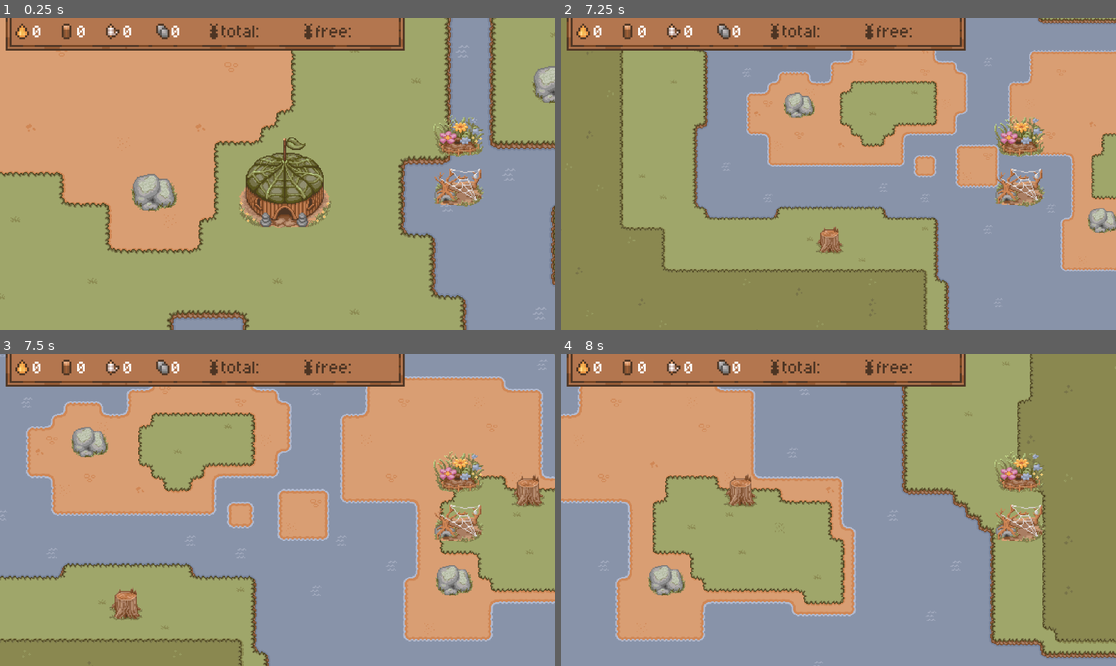
Above: before the commit, frames 1-4 (two rows, left to right).
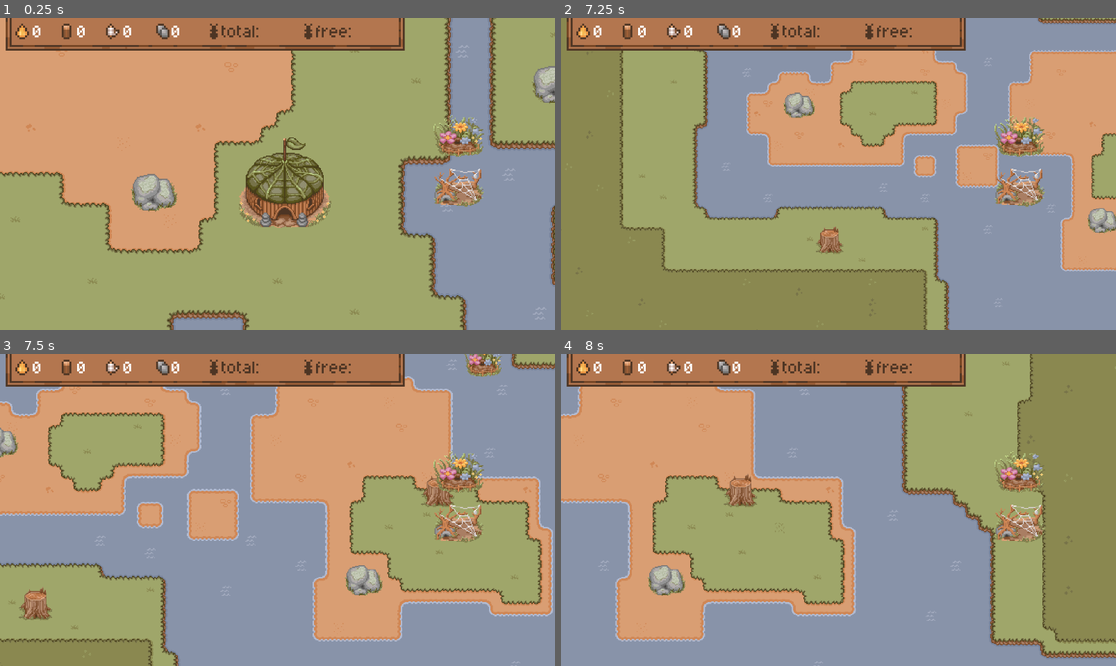
Above: after the commit, the same moments.

Repository: akamikado/brainless-jam
Game: Godot game, scene res://Nodes/main.tscn
Two runs of this game, one before a commit and one after it. Both use one fixed random seed, a clock stepped at 60 frames per second and the inputs below.
Inputs (mouse positions are in pixels of both pictures, inside the frame that each line leads up to):
- Up to frame 1 (0.25 s): no input
- Up to frame 2 (7.25 s): click (1021, 136) at 0.5 s; click (1021, 186) at 1.25 s; tap Enter at 2, 3.5, 6.5 s; move the mouse to (605, 33) at 2.02 s; hold D (right) 2.03-2.78 s; hold Mouse wheel up (zoom_in) 2.03-2.78 s; tap Mouse wheel down (zoom_out) at 2.3, 2.85, 4.55, 5.85, 6.8 s; tap Space at 2.75, 4.25 s; move the mouse to (649, 33) at 2.77 s; hold S (down) 2.78-3.53 s; right-click (649, 33) at 3.05 s; move the mouse to (694, 33) at 3.52 s; hold D (right) 3.53-4.28 s; hold Right mouse button (mouse_right, bound only after the commi… 3.53-4.28 s; tap Mouse wheel up (zoom_in) at 3.8, 6.05 s; move the mouse to (744, 33) at 4.27 s; hold W (up) 4.28-5.03 s; click (744, 33) at 4.35 s; move the mouse to (1005, 220) at 5.02 s; hold Mouse wheel up (zoom_in) 5.03-5.78 s; hold A (left) 5.03-6.53 s; right-click (1005, 220) at 5.3 s; move the mouse to (672, 127) at 5.77 s; move the mouse to (866, 174) at 6.52 s; hold S (down) from 6.53 s (still down); hold Right mouse button (mouse_right, bound only after the commi… from 6.53 s (still down)
- Up to frame 3 (7.5 s): move the mouse to (194, 432) at 7.27 s; release S (down) at 7.28 s; release Right mouse button (mouse_right, bound only after the commi… at 7.28 s; hold D (right) from 7.28 s (still down); tap Mouse wheel up (zoom_in) at 7.35 s
- Up to frame 4 (8 s): keep holding D (right); right-click (755, 432) at 7.55 s

Frames 1-2 are identical in both runs. In frame 3, 51% of the frame differs, in the area x 0-100%, y 0-100%; in frame 4, nothing differs.

Commit message:
added right click drag camera controls

Diff:
--- a/Nodes/main.tscn
+++ b/Nodes/main.tscn
@@ -10,8 +10,8 @@
 [ext_resource type="PackedScene" uid="uid://dv4ouyl3g4y1q" path="res://Nodes/Buildings/building_base.tscn" id="7_ye5tp"]
 [ext_resource type="Script" uid="uid://cv68vsywijpt4" path="res://Scripts/building_manager.gd" id="8_ws7ns"]
 [ext_resource type="AudioStream" uid="uid://dd2lvtfudf3v0" path="res://Assets/Sounds/PlaceBuilding.mp3" id="10_ii7ua"]
-[ext_resource type="AudioStream" uid="uid://dcafvcw45qpys" path="res://Assets/Sounds/Theme.wav" id="10_xowla"]
 [ext_resource type="AudioStream" uid="uid://if73gl0h20vy" path="res://Assets/Sounds/CantPlace.mp3" id="11_kqcq1"]
+[ext_resource type="AudioStream" uid="uid://cmikogaawd1ql" path="res://Assets/Sounds/Theme.mp3" id="12_kqcq1"]
 
 [node name="Main" type="Node2D" unique_id=197731329]
 script = ExtResource("2_cfxlj")
@@ -60,9 +60,10 @@
 stream = ExtResource("11_kqcq1")
 
 [node name="Theme" type="AudioStreamPlayer" parent="." unique_id=271650656]
-stream = ExtResource("10_xowla")
+stream = ExtResource("12_kqcq1")
 volume_db = -6.985
 autoplay = true
+parameters/looping = true
 
 [connection signal="selected_building" from="CanvasLayer/BuildingSelectionArea" to="SelectedBuilding" method="_on_building_selection_area_selected_building"]
 [connection signal="place_building" from="SelectedBuilding" to="Map" method="_on_selected_building_place_building"]
--- a/Scripts/camera-controls.gd
+++ b/Scripts/camera-controls.gd
@@ -1,19 +1,36 @@
 extends Camera2D
 
-@export var camera_speed := 1000
+@export var keyboard_speed := 1000
+@export var mouse_speed := 2
+
+
+var mouse_velocity: Vector2
 
 func _process(delta: float) -> void:
-	var direction = Input.get_vector("left", "right", "up", "down")
-	global_position = get_screen_center_position() + direction.normalized() * camera_speed * delta
+	var keyboard_direction := Input.get_vector("left", "right", "up", "down")
+
+	if keyboard_direction != Vector2.ZERO:
+		global_position = get_screen_center_position() + keyboard_direction.normalized() * keyboard_speed * delta
+
+	if Input.is_action_pressed("mouse_right"):
+		if mouse_velocity != Vector2.ZERO:
+			global_position = get_screen_center_position() + mouse_velocity * mouse_speed
+
+	mouse_velocity = Vector2.ZERO
+
 
 func _unhandled_input(event: InputEvent) -> void:
+	if event is InputEventMouseMotion:
+		mouse_velocity = -event.relative
+
+	# zoom stuff
 	if event.is_action_pressed("zoom_out"):
-		camera_speed += 5
+		keyboard_speed += 5
 		var zoom_pos = get_global_mouse_position()
 		zoom_at(zoom_pos, zoom.x * 0.8)
 	elif event.is_action_pressed("zoom_in"):
 		var zoom_pos = get_global_mouse_position()
-		camera_speed = max(3, camera_speed - 5)
+		keyboard_speed = max(3, keyboard_speed - 5)
 		zoom_at(zoom_pos, zoom.x * 1.2)
 
 
--- a/project.godot
+++ b/project.godot
@@ -64,6 +64,11 @@
 "events": [Object(InputEventMouseButton,"resource_local_to_scene":false,"resource_name":"","device":-1,"window_id":0,"a …(258 unchanged characters)…
 ]
 }
+mouse_right={
+"deadzone": 0.2,
+"events": [Object(InputEventMouseButton,"resource_local_to_scene":false,"resource_name":"","device":-1,"window_id":0,"alt_pressed":false,"shift_pressed":false,"ctrl_pressed":false,"meta_pressed":false,"button_mask":2,"position":Vector2(79, 23),"global_position":Vector2(91, 83),"factor":1.0,"button_index":2,"canceled":false,"pressed":true,"double_click":false,"script":null)
+]
+}
 
 [physics]
 
